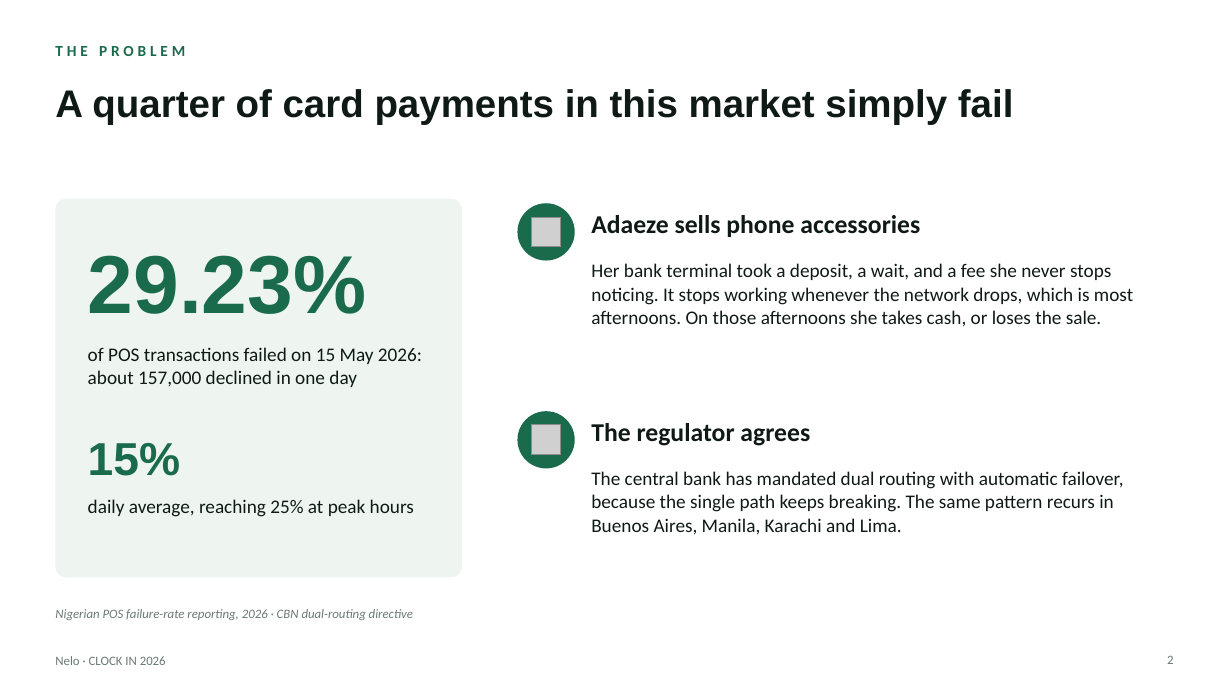
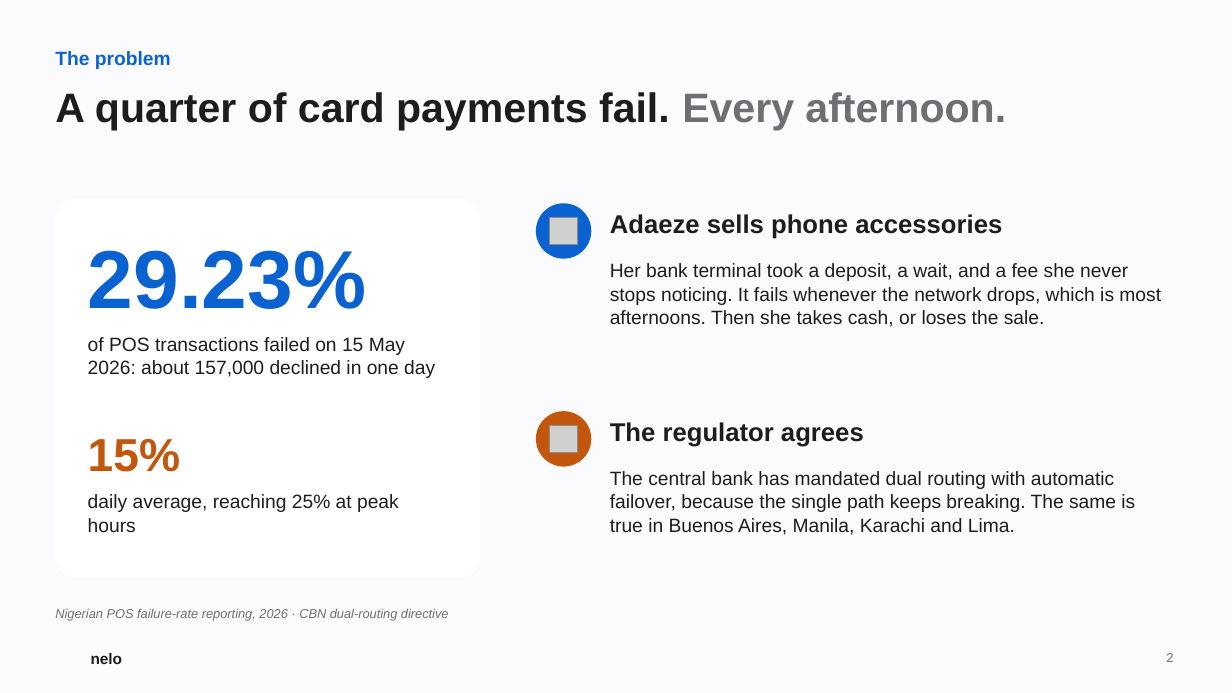
Before and after one commit to Udoka-AM/nelo, a slide deck: slide 2 of docs/deck/nelo-deck.pptx. Drawn at 1232x693 pixels with LibreOffice and Linux fonts; fonts in the diff are those of the drawing; grey boxes stand for pictures; background and template pictures are left out. Boxes give left, top, right and bottom in pixels: in the first picture for what was removed or moved away, otherwise in the second. Text is boxed around its words. In the diff, an @@ line names an element or a change of style, - is before the commit and + after.

Commit message:
Deck in the site's brand; 300 businesses in year one; nelo pay revenue and services
The deck now uses the landing site's look: black aurora for the title, the
nelo pay slide and the close, light cards elsewhere, blue for business and
orange for nelo pay, two-tone headlines, the gradient mark, and the real app
stills in phone frames. The title is 'Every business can now take payments on
Solana. Even when the network is down.'

Year one is 300 businesses (100 in the first 90 days). A new slide sets out
nelo pay's services from month six: cash out, savings with yield, bills,
stocks and real-world assets, and an agent payments API, each with its fee
and launch month. A three-year projection adds their revenue, and agent
volume, to the business fees. UseAzza joins paj.cash as a payout partner with
9+ more currencies, declared as integration next. The video script follows
the new deck.

```diff
--- a/docs/deck/nelo-deck.pptx
+++ b/docs/deck/nelo-deck.pptx
@@ background #FFFFFF to #FBFBFD @@
@@ text at (x1=55, y1=51, x2=171, y2=69): text changed; size 12 to 15 pt; font Calibri to Arial; text colour #1A6B4C to #0A62D0 @@
-THE PROBLEM
+The problem
@@ title at (x1=55, y1=92, x2=1006, y2=130): text changed; size 30 to 32 pt; text colour #0F1A16 to #1D1D1F @@
-A quarter of card payments in this market simply fail
+A quarter of card payments fail. Every afternoon.
@@ rounded rectangle resized from (x1=55, y1=199, x2=462, y2=578) to (x1=55, y1=199, x2=481, y2=578) @@
@@ rounded rectangle at (x1=55, y1=199, x2=481, y2=578): fill #EEF5F1 to #FFFFFF; proportions changed @@
@@ ellipse at (x1=536, y1=203, x2=592, y2=259): fill #1A6B4C to #0A62D0 @@
@@ text "Adaeze sells phone accessories" moved from (x1=591, y1=215, x2=920, y2=237) to (x1=610, y1=214, x2=1002, y2=239) @@
@@ text "29.23%" at (x1=88, y1=250, x2=366, y2=309): text colour #1A6B4C to #0A62D0 @@
@@ text at (x1=610, y1=263, x2=1161, y2=327): text changed; font Calibri to Arial; text colour #0F1A16 to #1D1D1F @@
-Her bank terminal took a deposit, a wait, and a fee she never stops noticing. It stops working whenever the network drops, which is most afternoons. On those afternoons she takes cash, or loses the sale.
+Her bank terminal took a deposit, a wait, and a fee she never stops noticing. It fails whenever the network drops, which is most afternoons. Then she takes cash, or loses the sale.
@@ font Calibri to Arial, text colour #0F1A16 to #1D1D1F in 4 elements at (x1=610, y1=214, x2=1002, y2=239), (x1=610, y1=422, x2=864, y2=447), (x1=88, y1=494, x2=399, y2=532), (x1=88, y1=337, x2=435, y2=378) @@
@@ text "of POS transactions failed on ..." moved from (x1=88, y1=347, x2=422, y2=387) to (x1=88, y1=337, x2=435, y2=378) @@
@@ 2 pictures, 2 ellipses moved together from (x1=518, y1=203, x2=575, y2=469) to (x1=536, y1=203, x2=592, y2=467) @@
@@ ellipse at (x1=536, y1=411, x2=592, y2=467): fill #1A6B4C to #C2560C @@
@@ text "The regulator agrees" moved from (x1=591, y1=423, x2=810, y2=446) to (x1=610, y1=422, x2=864, y2=447) @@
@@ text "15%" at (x1=88, y1=439, x2=180, y2=472): text colour #1A6B4C to #C2560C @@
@@ text at (x1=610, y1=471, x2=1135, y2=535): text changed; font Calibri to Arial; text colour #0F1A16 to #1D1D1F @@
-The central bank has mandated dual routing with automatic failover, because the single path keeps breaking. The same pattern recurs in Buenos Aires, Manila, Karachi and Lima.
+The central bank has mandated dual routing with automatic failover, because the single path keeps breaking. The same is true in Buenos Aires, Manila, Karachi and Lima.
@@ text "Nigerian POS failure-rate reporting, 2026 ..." at (x1=55, y1=608, x2=449, y2=620): font Calibri to Arial, text colour #6B7A74 to #6E6E73 @@
@@ text removed at (x1=55, y1=656, x2=166, y2=665) @@
-Nelo · CLOCK IN 2026
@@ text added at (x1=91, y1=653, x2=123, y2=664), 12 pt, text #1D1D1F, bold @@
+nelo
@@ page number at (x1=1166, y1=653, x2=1173, y2=662): font Calibri to Arial, text colour #6B7A74 to #6E6E73 @@
```
Also in this commit, not shown: 11 other slides changed, 5 slides added, 3 slides removed, 1 other file.
